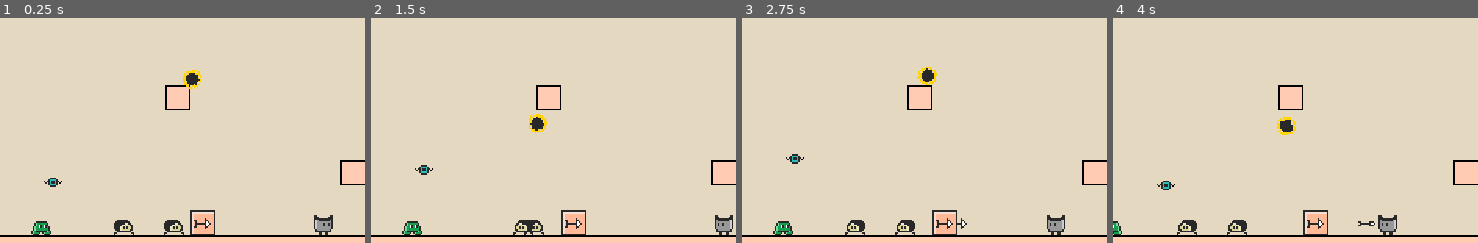
Above: before the commit, frames 1-4 (left to right).
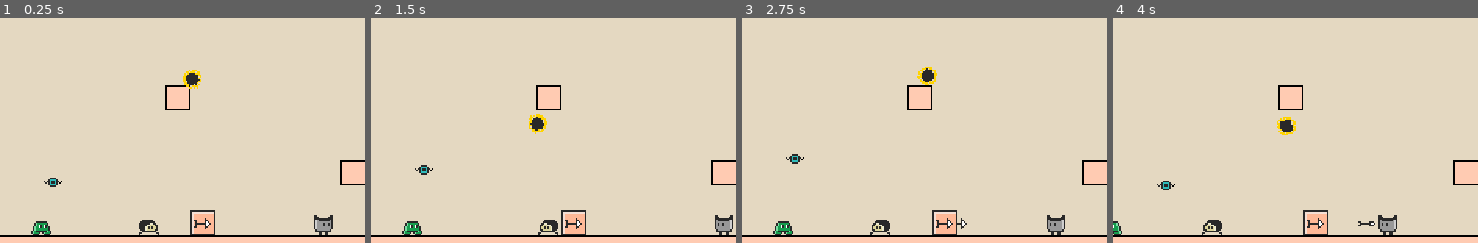
Above: after the commit, the same moments.

Repository: yannicka/ninja
Game: Godot game, scene res://src/Game.tscn
The game is run twice, just before and just after one commit, with the same random seed, the same clock (stepped at 60 frames per second) and the same inputs.
Inputs (mouse positions are % of the whole screen's width and height, from its top left):
- Up to frame 1 (0.25 s): no input
- Up to frame 2 (1.5 s): move the mouse to (18, 50) at 0.52 s; hold Right (ui_right) from 0.53 s (still down); click (18, 50) at 0.67 s; tap Up (ui_up) at 0.77 s; move the mouse to (73, 50) at 1.27 s; click (73, 50) at 1.42 s
- Up to frame 3 (2.75 s): tap Up (ui_up) at 1.52 s; move the mouse to (56, 28) at 2.02 s; release Right (ui_right) at 2.03 s; hold Left (ui_left) from 2.03 s (still down)
- Up to frame 4 (4 s): move the mouse to (40, 70) at 2.77 s; release Left (ui_left) at 2.78 s; hold Right (ui_right) from 2.78 s (still down); click (40, 70) at 2.92 s; tap Up (ui_up) at 3.02, 3.77 s; move the mouse to (78, 65) at 3.52 s
The pictures show only the part of the screen within x 19-69%, y 18-68%; the shares and areas given below are measured in that part.

The runs differ from the first frame. In frame 1, 0.7% of the frame differs, in the area x 31-51%, y 89-97%; in frame 2, 0.6%; in frame 3, 0.7%; in frame 4, 0.7%.

Commit message:
Préparation des tortues

Diff:
--- a/src/Enemies/Ramper.tscn
+++ b/src/Enemies/Ramper.tscn
@@ -40,6 +40,7 @@
 shape = SubResource("CircleShape2D_03qnk")
 
 [node name="Area2d" type="Area2D" parent="."]
+collision_layer = 2
 
 [node name="CollisionShape2d" type="CollisionShape2D" parent="Area2d"]
 position = Vector2(0, 3)
--- /dev/null
+++ b/src/Enemies/Turtle.gd
@@ -0,0 +1,25 @@
+extends CharacterBody2D
+
+const SPEED = 20
+
+var direction = Vector2.RIGHT
+
+func _ready():
+	velocity.x = SPEED
+
+func _physics_process(delta):
+	move_and_slide()
+
+	if not is_on_floor():
+		velocity.y += 120 * delta
+
+	if is_on_wall():
+		direction = -direction
+		velocity.x = SPEED * direction.x
+
+		scale.x = -1
+
+func _on_area_2d_body_entered(body):
+	if body.has_method("die_or_bounce"):
+		body.die_or_bounce()
+		queue_free()
--- a/src/Enemies/Turtle.tscn
+++ b/src/Enemies/Turtle.tscn
@@ -1,3 +1,43 @@
-[gd_scene format=3 uid="uid://c082blmxo11rn"]
+[gd_scene load_steps=7 format=3 uid="uid://c082blmxo11rn"]
 
-[node name="Turtle" type="Node2D"]
+[ext_resource type="Script" path="res://src/Enemies/Turtle.gd" id="1_htvwi"]
+[ext_resource type="Texture2D" uid="uid://cuce11m0j3lf1" path="res://assets/layers.png" id="1_tk04q"]
+
+[sub_resource type="AtlasTexture" id="AtlasTexture_esnl3"]
+atlas = ExtResource("1_tk04q")
+region = Rect2(0, 16, 16, 16)
+
+[sub_resource type="SpriteFrames" id="SpriteFrames_nr2fk"]
+animations = [{
+"frames": [SubResource("AtlasTexture_esnl3")],
+"loop": true,
+"name": &"default",
+"speed": 5.0
+}]
+
+[sub_resource type="CircleShape2D" id="CircleShape2D_fl38u"]
+radius = 5.0
+
+[sub_resource type="CircleShape2D" id="CircleShape2D_l4w07"]
+radius = 5.09902
+
+[node name="Turtle" type="CharacterBody2D"]
+collision_layer = 2
+collision_mask = 20
+script = ExtResource("1_htvwi")
+
+[node name="AnimatedSprite2d" type="AnimatedSprite2D" parent="."]
+frames = SubResource("SpriteFrames_nr2fk")
+
+[node name="CollisionShape2d" type="CollisionShape2D" parent="."]
+position = Vector2(0, 3)
+shape = SubResource("CircleShape2D_fl38u")
+
+[node name="Area2d" type="Area2D" parent="."]
+collision_layer = 2
+
+[node name="CollisionShape2d" type="CollisionShape2D" parent="Area2d"]
+position = Vector2(0, 3)
+shape = SubResource("CircleShape2D_l4w07")
+
+[connection signal="body_entered" from="Area2d" to="." method="_on_area_2d_body_entered"]
--- a/src/Game.tscn
+++ b/src/Game.tscn
@@ -9,6 +9,7 @@
 [ext_resource type="PackedScene" uid="uid://diubd83y28bnc" path="res://src/Enemies/Cannon.tscn" id="7_g5m1q"]
 [ext_resource type="PackedScene" uid="uid://b8mbslrey0adw" path="res://src/Enemies/Eye.tscn" id="8_hlijp"]
 [ext_resource type="PackedScene" uid="uid://ddnpyfnkm0p5m" path="res://src/Enemies/Frog.tscn" id="9_ukcx3"]
+[ext_resource type="PackedScene" uid="uid://c082blmxo11rn" path="res://src/Enemies/Turtle.tscn" id="10_cwbnh"]
 
 [sub_resource type="RectangleShape2D" id="RectangleShape2D_537cd"]
 size = Vector2(256, 288)
@@ -61,12 +62,6 @@
 [node name="Ramper2" parent="." instance=ExtResource("6_6t880")]
 position = Vector2(104, 184)
 
-[node name="Ramper3" parent="." instance=ExtResource("6_6t880")]
-position = Vector2(208, 184)
-
-[node name="Ramper4" parent="." instance=ExtResource("6_6t880")]
-position = Vector2(240, 184)
-
 [node name="Cannon" parent="." instance=ExtResource("7_g5m1q")]
 position = Vector2(336, 184)
 
@@ -76,5 +71,8 @@
 [node name="Frog" parent="." instance=ExtResource("9_ukcx3")]
 position = Vector2(160, 187)
 
+[node name="Turtle" parent="." instance=ExtResource("10_cwbnh")]
+position = Vector2(224, 184)
+
 [connection signal="input_event" from="CanvasLayer/MoveArea" to="." method="_on_move_area_input_event"]
 [connection signal="input_event" from="CanvasLayer/JumpArea" to="." method="_on_jump_area_input_event"]
Not shown: 1 places in src/Game.tscn that only renumber resources
